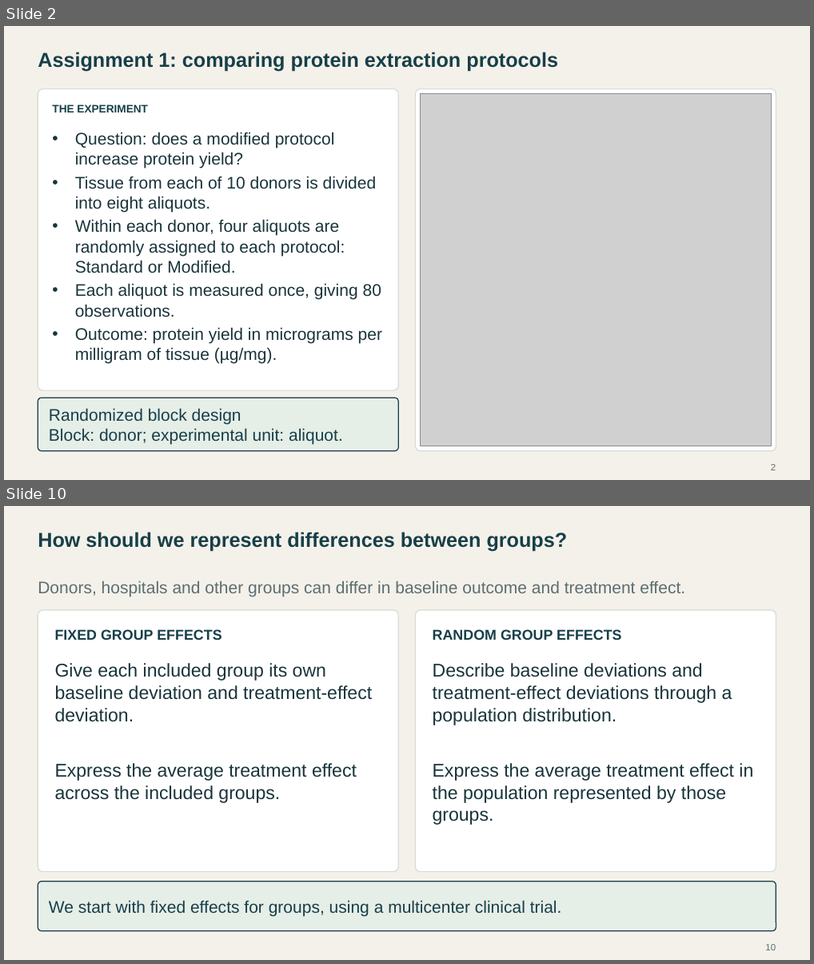
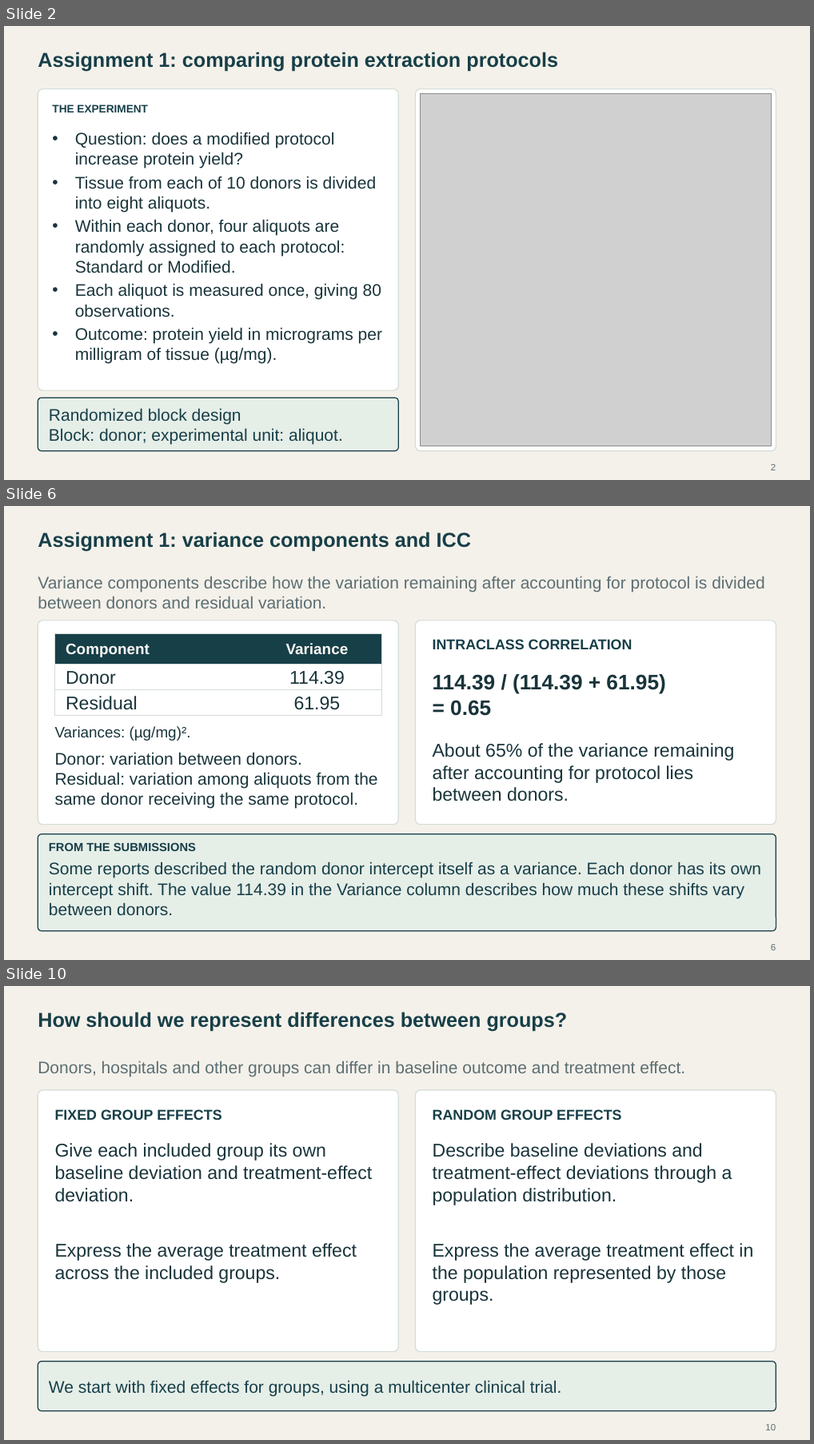
Before and after one commit to Postmus/BeyondMLR, a slide deck: lectures_2627/week2/Beyond_MLR_Week_2.pptx. Shown one above the other, each under a label of ours: slides 2 and 10 before the commit, slides 2, 6 and 10 after it; the slides between them are not shown. The pictures are 814x964 and 814x1444 pixels, drawn with LibreOffice and Linux fonts; fonts in the diff are those of the drawing; grey boxes stand for pictures. Boxes give left, top, right and bottom in pixels: in the first picture for what was removed or moved away, otherwise in the second. Text is boxed around its words. In the diff, an @@ line names an element or a change of style, - is before the commit and + after.

Commit message:
Revise Week 2 assignment walkthrough and submission feedback

```diff
--- a/lectures_2627/week2/Beyond_MLR_Week_2.pptx
+++ b/lectures_2627/week2/Beyond_MLR_Week_2.pptx
@@ slide 6 added at (x1=4, y1=506, x2=810, y2=960), background #F4F1EA @@
@@ text added at (x1=38, y1=532, x2=471, y2=552), 24 pt, text #173F48, bold @@
+Assignment 1: variance components and ICC
@@ text added at (x1=38, y1=576, x2=766, y2=608), 20 pt, text #5C6E72 @@
+Variance components describe how the variation remaining after accounting for protocol is divided between donors and residual variation.
@@ rounded rectangle added at (x1=38, y1=620, x2=398, y2=824), fill #FFFFFF, outline #D3DDD6 1.1 pt @@
@@ rounded rectangle added at (x1=415, y1=620, x2=776, y2=824), fill #FFFFFF, outline #D3DDD6 1.1 pt @@
@@ rectangle added at (x1=55, y1=634, x2=382, y2=664), fill #173F48, outline #D3DDD6 1.1 pt @@
@@ text added at (x1=66, y1=644, x2=150, y2=657), 18 pt, text #FAF8F2, bold @@
+Component
@@ text added at (x1=286, y1=643, x2=349, y2=654), 18 pt, text #FAF8F2, bold @@
+Variance
@@ text added at (x1=433, y1=639, x2=633, y2=649), 17 pt, text #173F48, bold @@
+INTRACLASS CORRELATION
@@ rectangle added at (x1=55, y1=664, x2=382, y2=689), fill #FFFFFF, outline #D3DDD6 1.1 pt @@
@@ text added at (x1=66, y1=671, x2=116, y2=684), 22 pt, text #19343B @@
+Donor
@@ text added at (x1=290, y1=671, x2=345, y2=684), 22 pt, text #19343B @@
+114.39
@@ rectangle added at (x1=55, y1=690, x2=382, y2=716), fill #FFFFFF, outline #D3DDD6 1.1 pt @@
@@ text added at (x1=66, y1=696, x2=138, y2=710), 22 pt, text #19343B @@
+Residual
@@ text added at (x1=294, y1=696, x2=341, y2=710), 22 pt, text #19343B @@
+61.95
@@ text added at (x1=433, y1=674, x2=666, y2=716), 25 pt, text #19343B, bold @@
+114.39 / (114.39 + 61.95)
+= 0.65
@@ text added at (x1=55, y1=726, x2=191, y2=740), 18 pt, text #19343B @@
+Variances: (µg/mg)².
@@ text added at (x1=433, y1=743, x2=734, y2=801), 22 pt, text #19343B @@
+About 65% of the variance remaining after accounting for protocol lies between donors.
@@ text added at (x1=55, y1=752, x2=378, y2=808), 20 pt, text #19343B @@
+Donor: variation between donors.
+Residual: variation among aliquots from the same donor receiving the same protocol.
@@ rounded rectangle added at (x1=38, y1=834, x2=777, y2=931), fill #E6EEE8, outline #173F48 1.2 pt @@
@@ text added at (x1=49, y1=842, x2=196, y2=851), 14 pt, text #173F48, bold @@
+FROM THE SUBMISSIONS
@@ text added at (x1=49, y1=861, x2=762, y2=915), 20 pt, text #173F48 @@
+Some reports described the random donor intercept itself as a variance. Each donor has its own intercept shift. The value 114.39 in the Variance column describes how much these shifts vary between donors.
@@ page number added at (x1=771, y1=944, x2=776, y2=950), 11 pt, text #5C6E72 @@
+6
```
Also in this commit, not shown: 1 slide changed, 5 other slides added, 6 slides removed, 24 other files.
